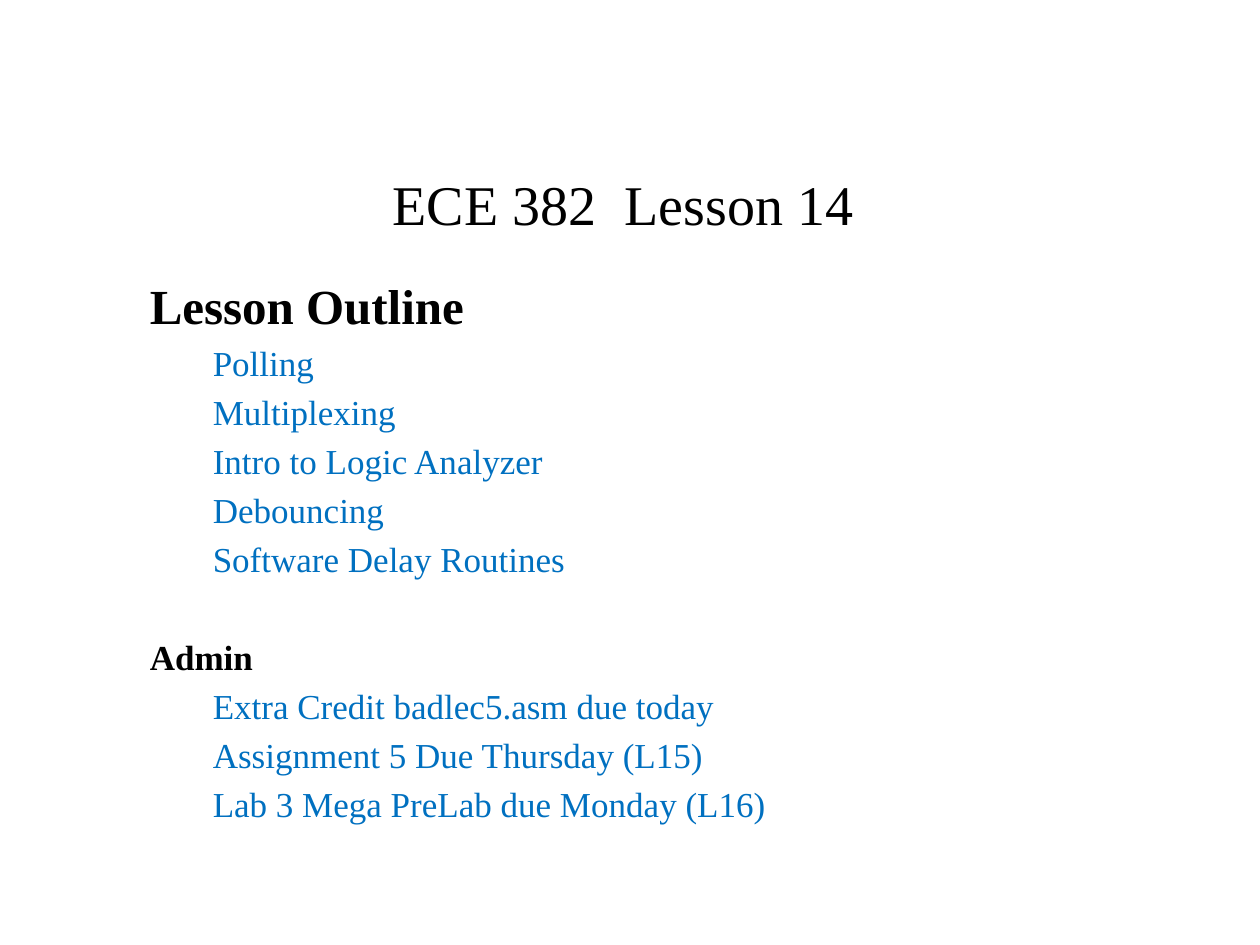
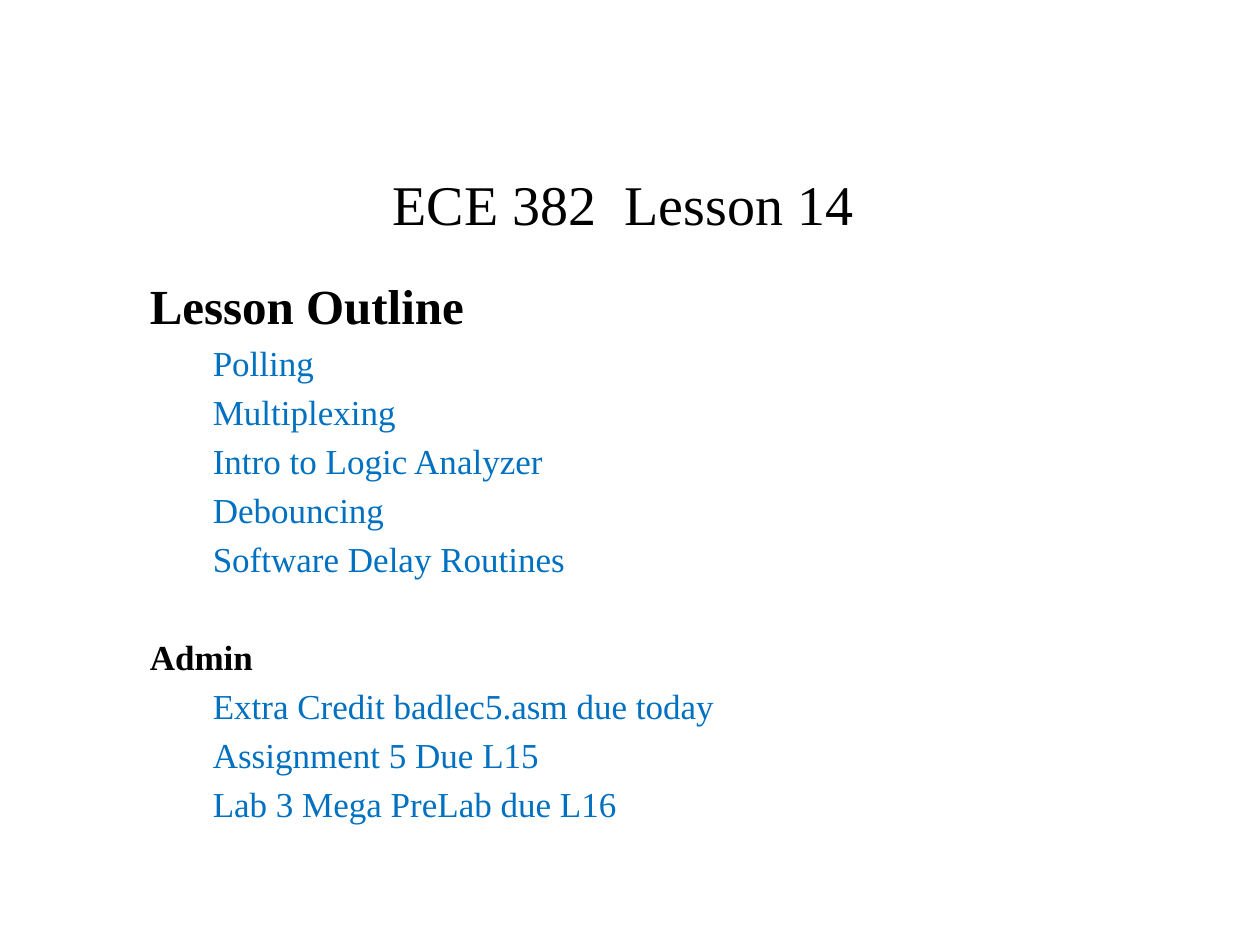
Before and after one commit to pw4rn3r/ECE382, a slide deck: slide 1 of notes/L14/Lsn14.pptx. Drawn at 1260x945 pixels with LibreOffice and Linux fonts; fonts in the diff are those of the drawing. Boxes give left, top, right and bottom in pixels: in the first picture for what was removed or moved away, otherwise in the second. Text is boxed around its words. In the diff, an @@ line names an element or a change of style, - is before the commit and + after.

```diff
--- a/notes/L14/Lsn14.pptx
+++ b/notes/L14/Lsn14.pptx
@@ subtitle at (x1=213, y1=745, x2=616, y2=824): text changed @@
-  Assignment 5 Due Thursday (L15)
-  Lab 3 Mega PreLab due Monday (L16)
+  Assignment 5 Due L15
+  Lab 3 Mega PreLab due L16
```
Also in this commit, not shown: 4 other slides changed.
